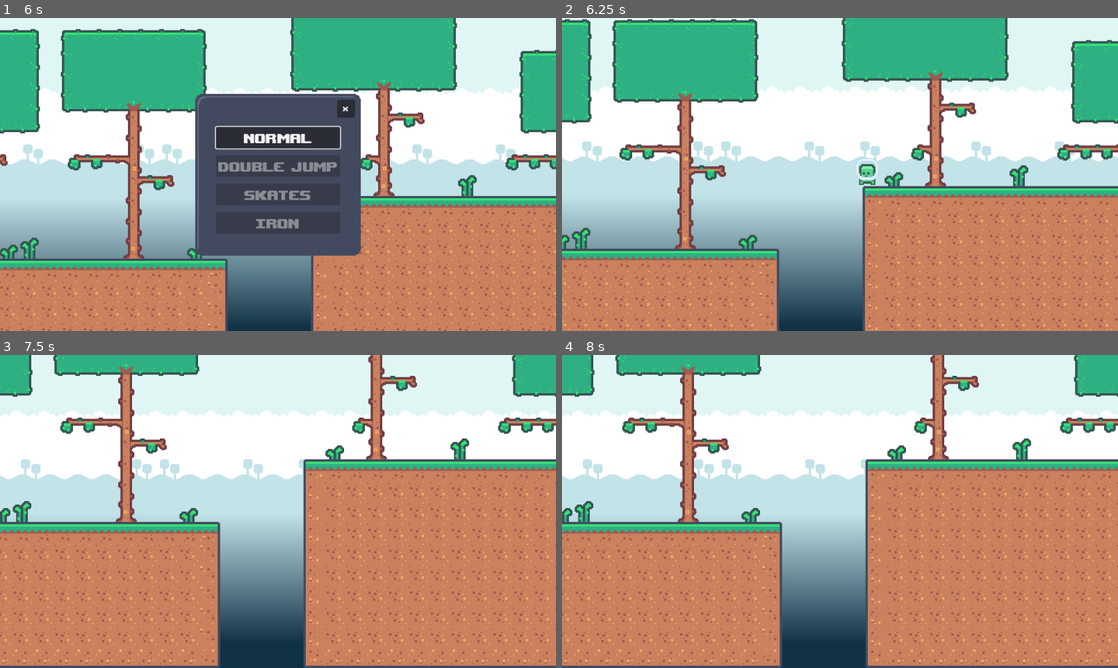
Above: before the commit, frames 1-4 (two rows, left to right).
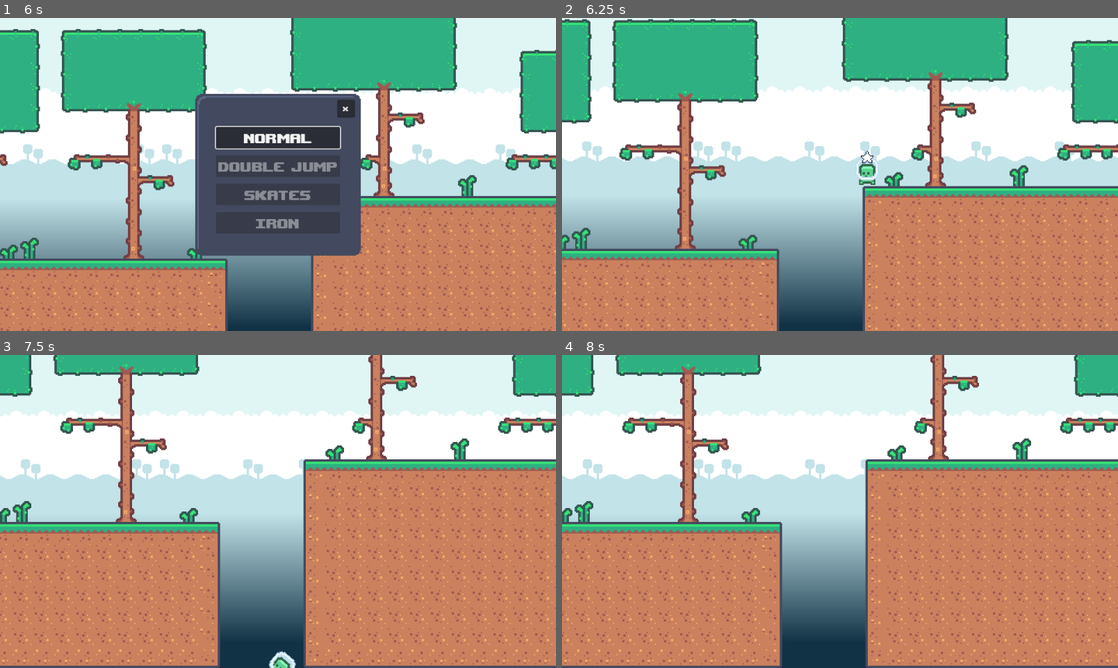
Above: after the commit, the same moments.

Repository: Aero48/N232-Project-2
Game: Godot game, scene res://levels/3-2.tscn
Two runs of this game, one before a commit and one after it. Both use one fixed random seed, a clock stepped at 60 frames per second and the inputs below. This scene is started directly instead of the project's main scene.
Inputs:
- Up to frame 1 (6 s): tap Enter at 0.5 s; hold Space (jump) 0.53-1.28 s; hold Right (right) 0.53-2.03 s; tap E (interact) at 1.35, 2.85, 5.85 s; tap Space (jump) at 1.52, 1.55, 1.82, 3.02, 3.05, 3.32, 5.75 s; hold Left (left) 2.03-2.78 s; hold Space (jump) 2.03-2.78 s; hold Right (right) 2.78-4.25 s; hold Space (jump) 3.53-4.25 s; tap Escape (pause) at 4.15 s; click "Effects" at 4.25 s; click "X" at 5 s; hold Left (left) from 5.78 s (still down)
- Up to frame 2 (6.25 s): keep holding Left (left); tap Space (jump) at 6.02, 6.05 s
- Up to frame 3 (7.5 s): tap Space (jump) at 6.32 s; release Left (left) at 6.53 s; hold Right (right) 6.53-7.28 s; hold Space (jump) 6.53-7.28 s; hold Left (left) from 7.28 s (still down); tap E (interact) at 7.35 s
- Up to frame 4 (8 s): keep holding Left (left); tap Space (jump) at 7.52, 7.55, 7.82 s

Frame 1 is identical in both runs. In frame 2, less than 0.1% of the frame differs, in the area x 53-57%, y 42-47%; in frame 3, 0.2%, in the area x 48-54%, y 94-100%; in frame 4, nothing differs.

Commit message:
many small improvements

Diff:
--- /dev/null
+++ b/game_objects/deadPlayer.tscn
@@ -0,0 +1,20 @@
+[gd_scene load_steps=4 format=3 uid="uid://c5v4kgfgroy82"]
+
+[ext_resource type="Texture2D" uid="uid://cicdujygmnrya" path="res://assets/character_0001.png" id="1_k7bhn"]
+[ext_resource type="Script" path="res://scripts/dead_player.gd" id="1_vjtlp"]
+
+[sub_resource type="RectangleShape2D" id="RectangleShape2D_k5h0o"]
+
+[node name="DeadPlayer" type="RigidBody2D" node_paths=PackedStringArray("sprite")]
+position = Vector2(438, 266)
+collision_layer = 0
+collision_mask = 0
+inertia = 1.0
+script = ExtResource("1_vjtlp")
+sprite = NodePath("Sprite2D")
+
+[node name="CollisionShape2D" type="CollisionShape2D" parent="."]
+shape = SubResource("RectangleShape2D_k5h0o")
+
+[node name="Sprite2D" type="Sprite2D" parent="."]
+texture = ExtResource("1_k7bhn")
--- a/game_objects/effect.tscn
+++ b/game_objects/effect.tscn
@@ -1,10 +1,11 @@
-[gd_scene load_steps=9 format=3 uid="uid://8uwtqakntuyf"]
+[gd_scene load_steps=10 format=3 uid="uid://8uwtqakntuyf"]
 
 [ext_resource type="Texture2D" uid="uid://d0gq301a5tg7d" path="res://assets/effect_iron.png" id="1_4kqlo"]
 [ext_resource type="Script" path="res://scripts/effect.gd" id="1_476it"]
 [ext_resource type="Script" path="res://scripts/effect_message.gd" id="3_lpwfx"]
 [ext_resource type="Texture2D" uid="uid://jl8nj358snu4" path="res://assets/gui/title_rect.png" id="4_by5yf"]
 [ext_resource type="FontFile" uid="uid://qgkww8kl1ptx" path="res://assets/fonts/upheavtt.ttf" id="5_ck05t"]
+[ext_resource type="AudioStream" uid="uid://bl6rr6skldwx" path="res://assets/sounds/level_win.ogg" id="6_4nmo4"]
 
 [sub_resource type="RectangleShape2D" id="RectangleShape2D_dqnnq"]
 
@@ -29,10 +30,11 @@
 "effect_hover": SubResource("Animation_mwp1k")
 }
 
-[node name="Area2D" type="Area2D" node_paths=PackedStringArray("spriteNode", "effectMessage")]
+[node name="Area2D" type="Area2D" node_paths=PackedStringArray("spriteNode", "effectMessage", "collectSound")]
 script = ExtResource("1_476it")
 spriteNode = NodePath("Sprite2D")
 effectMessage = NodePath("EffectMessage")
+collectSound = NodePath("CollectSound")
 
 [node name="CollisionShape2D" type="CollisionShape2D" parent="."]
 shape = SubResource("RectangleShape2D_dqnnq")
@@ -47,11 +49,12 @@
 }
 autoplay = "effect_hover"
 
-[node name="EffectMessage" type="CanvasLayer" parent="." node_paths=PackedStringArray("backBtn", "effectBase")]
+[node name="EffectMessage" type="CanvasLayer" parent="." node_paths=PackedStringArray("backBtn", "effectBase", "messageLabel")]
 visible = false
 script = ExtResource("3_lpwfx")
 backBtn = NodePath("Control/Main/BackBtn")
 effectBase = NodePath("..")
+messageLabel = NodePath("Control/Main/Label")
 
 [node name="Control" type="Control" parent="EffectMessage"]
 layout_mode = 3
@@ -111,5 +114,8 @@
 text = "You have collected a new effect! Pause the game to select it."
 autowrap_mode = 2
 
+[node name="CollectSound" type="AudioStreamPlayer" parent="."]
+stream = ExtResource("6_4nmo4")
+
 [connection signal="body_entered" from="." to="." method="_on_body_entered"]
 [connection signal="pressed" from="EffectMessage/Control/Main/BackBtn" to="EffectMessage" method="_on_back_btn_pressed"]
--- a/game_objects/pause_menu.tscn
+++ b/game_objects/pause_menu.tscn
@@ -1,10 +1,14 @@
-[gd_scene load_steps=4 format=3 uid="uid://5qqlp3rikl5g"]
+[gd_scene load_steps=8 format=3 uid="uid://5qqlp3rikl5g"]
 
 [ext_resource type="Script" path="res://scripts/pause_menu.gd" id="1_isi2c"]
 [ext_resource type="Texture2D" uid="uid://jl8nj358snu4" path="res://assets/gui/title_rect.png" id="1_ix32j"]
 [ext_resource type="FontFile" uid="uid://qgkww8kl1ptx" path="res://assets/fonts/upheavtt.ttf" id="3_kkaob"]
+[ext_resource type="AudioStream" uid="uid://dhubil67w5nmo" path="res://assets/sounds/pause.ogg" id="4_0djxf"]
+[ext_resource type="AudioStream" uid="uid://cjjovp2ciq5ot" path="res://assets/sounds/coin.ogg" id="5_udyiv"]
+[ext_resource type="AudioStream" uid="uid://detxj55rn0wxr" path="res://assets/sounds/hit.ogg" id="6_wj3jx"]
+[ext_resource type="AudioStream" uid="uid://djiatylq2t2bw" path="res://assets/sounds/powerup.ogg" id="7_7x5sq"]
 
-[node name="PauseMenu" type="CanvasLayer" node_paths=PackedStringArray("main", "effects", "effectsBtn", "hubBtn", "normalBtn", "jumpBtn", "skatesBtn", "ironBtn")]
+[node name="PauseMenu" type="CanvasLayer" node_paths=PackedStringArray("main", "effects", "effectsBtn", "hubBtn", "normalBtn", "jumpBtn", "skatesBtn", "ironBtn", "pauseSound", "selectSound", "backSound", "powerupSound")]
 visible = false
 script = ExtResource("1_isi2c")
 main = NodePath("Control/Main")
@@ -15,6 +19,10 @@
 jumpBtn = NodePath("Control/Effects/VBoxContainer/JumpBtn")
 skatesBtn = NodePath("Control/Effects/VBoxContainer/SkatesBtn")
 ironBtn = NodePath("Control/Effects/VBoxContainer/IronBtn")
+pauseSound = NodePath("PauseSound")
+selectSound = NodePath("SelectSound")
+backSound = NodePath("BackSound")
+powerupSound = NodePath("PowerupSound")
 
 [node name="Control" type="Control" parent="."]
 layout_mode = 3
@@ -160,6 +168,18 @@
 theme_override_fonts/font = ExtResource("3_kkaob")
 text = "X"
 
+[node name="PauseSound" type="AudioStreamPlayer" parent="."]
+stream = ExtResource("4_0djxf")
+
+[node name="SelectSound" type="AudioStreamPlayer" parent="."]
+stream = ExtResource("5_udyiv")
+
+[node name="BackSound" type="AudioStreamPlayer" parent="."]
+stream = ExtResource("6_wj3jx")
+
+[node name="PowerupSound" type="AudioStreamPlayer" parent="."]
+stream = ExtResource("7_7x5sq")
+
 [connection signal="pressed" from="Control/Main/VBoxContainer/EffectsBtn" to="." method="_on_effects_btn_pressed"]
 [connection signal="pressed" from="Control/Main/VBoxContainer/HubBtn" to="." method="_on_hub_btn_pressed"]
 [connection signal="pressed" from="Control/Main/VBoxContainer/QuitBtn" to="." method="_on_quit_btn_pressed"]
--- /dev/null
+++ b/game_objects/star.tscn
@@ -0,0 +1,40 @@
+[gd_scene load_steps=5 format=3 uid="uid://b2q7umkvj23vn"]
+
+[ext_resource type="Texture2D" uid="uid://bv7iu6u3rso52" path="res://assets/star.png" id="1_h3gro"]
+[ext_resource type="Script" path="res://scripts/star.gd" id="2_icby8"]
+
+[sub_resource type="Animation" id="Animation_3a0aj"]
+resource_name = "star"
+length = 0.3
+tracks/0/type = "value"
+tracks/0/imported = false
+tracks/0/enabled = true
+tracks/0/path = NodePath(".:position")
+tracks/0/interp = 1
+tracks/0/loop_wrap = true
+tracks/0/keys = {
+"times": PackedFloat32Array(0, 0.3),
+"transitions": PackedFloat32Array(0.5, 1),
+"update": 0,
+"values": [Vector2(0, 0), Vector2(0, -20)]
+}
+
+[sub_resource type="AnimationLibrary" id="AnimationLibrary_ap5ap"]
+_data = {
+"star": SubResource("Animation_3a0aj")
+}
+
+[node name="Star" type="Sprite2D" node_paths=PackedStringArray("animation")]
+position = Vector2(0, -30)
+texture = ExtResource("1_h3gro")
+script = ExtResource("2_icby8")
+animation = NodePath("AnimationPlayer")
+
+[node name="Timer" type="Timer" parent="."]
+wait_time = 0.5
+
+[node name="AnimationPlayer" type="AnimationPlayer" parent="."]
+libraries = {
+"": SubResource("AnimationLibrary_ap5ap")
+}
+autoplay = "star"
--- a/levels/title.tscn
+++ b/levels/title.tscn
@@ -6,11 +6,15 @@
 [ext_resource type="FontFile" uid="uid://qgkww8kl1ptx" path="res://assets/fonts/upheavtt.ttf" id="4_7adol"]
 [ext_resource type="AudioStream" uid="uid://bl6rr6skldwx" path="res://assets/sounds/level_win.ogg" id="5_lyc0l"]
 [ext_resource type="Script" path="res://scripts/title_cam.gd" id="6_gv53r"]
-
-[node name="Title" type="Node2D" node_paths=PackedStringArray("startTimer", "startSound", "startBtn", "mainMenu", "loadMenu", "file1Btn", "file2Btn", "file3Btn", "file1Label", "file2Label", "file3Label", "deleteFileToggle")]
+[ext_resource type="AudioStream" uid="uid://cjjovp2ciq5ot" path="res://assets/sounds/coin.ogg" id="7_yfr51"]
+[ext_resource type="AudioStream" uid="uid://detxj55rn0wxr" path="res://assets/sounds/hit.ogg" id="8_x8gua"]
+
+[node name="Title" type="Node2D" node_paths=PackedStringArray("startTimer", "startSound", "selectSound", "backSound", "startBtn", "mainMenu", "loadMenu", "file1Btn", "file2Btn", "file3Btn", "file1Label", "file2Label", "file3Label", "deleteFileToggle")]
 script = ExtResource("1_iskvm")
 startTimer = NodePath("StartTimer")
-startSound = NodePath("AudioStreamPlayer")
+startSound = NodePath("StartSound")
+selectSound = NodePath("SelectSound")
+backSound = NodePath("BackSound")
 startBtn = NodePath("CanvasLayer/Main Menu/NinePatchRect/VBoxContainer/StartBtn")
 mainMenu = NodePath("CanvasLayer/Main Menu")
 loadMenu = NodePath("CanvasLayer/Load Menu")
@@ -271,12 +275,18 @@
 
 [node name="StartTimer" type="Timer" parent="."]
 
-[node name="AudioStreamPlayer" type="AudioStreamPlayer" parent="."]
+[node name="StartSound" type="AudioStreamPlayer" parent="."]
 stream = ExtResource("5_lyc0l")
 
 [node name="ScrollCam" type="Camera2D" parent="."]
 position = Vector2(480, 300)
 script = ExtResource("6_gv53r")
+
+[node name="SelectSound" type="AudioStreamPlayer" parent="."]
+stream = ExtResource("7_yfr51")
+
+[node name="BackSound" type="AudioStreamPlayer" parent="."]
+stream = ExtResource("8_x8gua")
 
 [connection signal="pressed" from="CanvasLayer/Main Menu/NinePatchRect/VBoxContainer/StartBtn" to="." method="_on_start_btn_pressed"]
 [connection signal="pressed" from="CanvasLayer/Main Menu/NinePatchRect/VBoxContainer/LoadBtn" to="." method="_on_load_btn_pressed"]
--- /dev/null
+++ b/scripts/dead_player.gd
@@ -0,0 +1,12 @@
+extends RigidBody2D
+
+@export var sprite: Sprite2D
+
+var rng = RandomNumberGenerator.new()
+
+var direction = -1
+
+# Called when the node enters the scene tree for the first time.
+func _ready():
+	apply_impulse(Vector2(rng.randf_range(0,200)*direction,-400))
+	apply_torque_impulse(rng.randf_range(-8,8))
--- a/scripts/effect.gd
+++ b/scripts/effect.gd
@@ -6,6 +6,8 @@
 @export var spriteNode: Sprite2D
 
 @export var effectMessage: CanvasLayer
+
+@export var collectSound: AudioStreamPlayer
 
 
 # Called when the node enters the scene tree for the first time.
@@ -17,13 +19,6 @@
 
 func _on_body_entered(body):
 	if body.is_in_group("player"):
-		#var effectsCounter = 0
-		#for effect in get_node("/root/GameController").playerEffects:
-			#if effect.collected:
-				#effectsCounter += 1
-		#if effectsCounter < 2:
-			#effectMessage.messageOpen()
-		#else:
-			#get_node("/root/GameController").collectEffect(effectName)
-			#queue_free()
+		collectSound.play()
+		spriteNode.hide()
 		effectMessage.messageOpen()
--- a/scripts/effect_message.gd
+++ b/scripts/effect_message.gd
@@ -2,9 +2,18 @@
 
 @export var backBtn: Button
 @export var effectBase: Area2D
+@export var messageLabel: Label
 
 func messageOpen():
 	get_node("/root/GameController").gamePaused = true
+	match effectBase.effectName:
+		"Iron":
+			messageLabel.text = "Iron effect collected! Grants immunity to most hazards with the cost of slow speed and low jumps."
+		"Double Jump":
+			messageLabel.text = "Double jump effect collected! Grants the ability to double jump with the cost of not being able to crush enemies."
+		"Skates":
+			messageLabel.text = "Skates effect collected! Grants the ability to move super fast with the cost of slippery controls."
+
 	show()
 	backBtn.grab_focus()
 
--- a/scripts/game_controller.gd
+++ b/scripts/game_controller.gd
@@ -12,6 +12,9 @@
 
 #refers to the startpoint the player originated from in the current scene
 var levelStartPoint
+
+#preload dead player node
+const DEADPLAYER = preload("res://game_objects/deadPlayer.tscn")
 
 var playerEffects = [
 	{
@@ -40,6 +43,31 @@
 		get_node("/root/Platformer/Player").position = position
 
 
+func createDeadPlayer():
+	var deadPlayerInstance = DEADPLAYER.instantiate()
+	deadPlayerInstance.position = get_node("/root/Platformer/Player").position
+	deadPlayerInstance.sprite.flip_h = get_node("/root/Platformer/Player").sprite.flip_h
+	if get_node("/root/Platformer/Player").velocity.x > 0:
+		deadPlayerInstance.direction = -1
+	elif get_node("/root/Platformer/Player").velocity.x < 0:
+		deadPlayerInstance.direction = 1
+	else:
+		deadPlayerInstance.direction = 0
+
+	match get_node("/root/Platformer/Player").currentEffect:
+		0:
+			deadPlayerInstance.sprite.texture = load("res://assets/character_0001.png")
+		1:
+			deadPlayerInstance.sprite.texture = load("res://assets/player_doublejump_1.png")
+		2:
+			deadPlayerInstance.sprite.texture = load("res://assets/player_skates_1.png")
+		3:
+			deadPlayerInstance.sprite.texture = load("res://assets/player_iron_1.png")
+
+	deadPlayerInstance.z_index = 1
+	add_child(deadPlayerInstance)
+
+
 #Makes sure next level exists before starting it
 func change_scene(level, hasTitleCard, startKey = null):
 	if ResourceLoader.exists("res://levels/"+level+".tscn"):
@@ -59,6 +87,7 @@
 		get_node("/root/Platformer/Player").inputEnabled = false
 		get_node("/root/Platformer/Player").deathSound.play()
 		get_node("/root/Platformer/Player").isAlive = false
+		createDeadPlayer()
 		await get_tree().create_timer(2).timeout
 		change_scene(nextLevel, true)
 
--- a/scripts/pause_menu.gd
+++ b/scripts/pause_menu.gd
@@ -11,8 +11,14 @@
 @export var skatesBtn: Button
 @export var ironBtn: Button
 
+#Sounds
+@export var pauseSound: AudioStreamPlayer
+@export var selectSound: AudioStreamPlayer
+@export var backSound: AudioStreamPlayer
+@export var powerupSound: AudioStreamPlayer
+
 func showMenu():
-	print("showmenu")
+	pauseSound.play()
 	show()
 	main.show()
 	effects.hide()
@@ -24,6 +30,7 @@
 	hide()
 
 func _on_effects_btn_pressed():
+	selectSound.play()
 	main.hide()
 	effects.show()
 	if get_node("/root/GameController").playerEffects[1].collected:
@@ -50,32 +57,38 @@
 
 
 func _on_effects_back_btn_pressed():
+	backSound.play()
 	effects.hide()
 	main.show()
 	effectsBtn.grab_focus()
 
 
 func _on_main_back_btn_pressed():
+	backSound.play()
 	get_node("/root/GameController").unPause()
 
 
 func _on_normal_btn_pressed():
-	get_node("/root/Platformer/Player").changeEffect(0)
+	powerupSound.play()
+	get_node("/root/Platformer/Player").changeEffect(0, true)
 	get_node("/root/GameController").unPause()
 
 
 func _on_jump_btn_pressed():
-	get_node("/root/Platformer/Player").changeEffect(1)
+	powerupSound.play()
+	get_node("/root/Platformer/Player").changeEffect(1, true)
 	get_node("/root/GameController").unPause()
 
 
 func _on_skates_btn_pressed():
-	get_node("/root/Platformer/Player").changeEffect(2)
+	powerupSound.play()
+	get_node("/root/Platformer/Player").changeEffect(2, true)
 	get_node("/root/GameController").unPause()
 
 
 func _on_iron_btn_pressed():
-	get_node("/root/Platformer/Player").changeEffect(3)
+	powerupSound.play()
+	get_node("/root/Platformer/Player").changeEffect(3, true)
 	get_node("/root/GameController").unPause()
 
 
--- a/scripts/player.gd
+++ b/scripts/player.gd
@@ -70,6 +70,8 @@
 
 #True when player is within range of doorway (used to prevent screen scrolling)
 var isInDoorway = false
+
+const STAR = preload("res://game_objects/star.tscn")
 
 # Runs when player stops holding the jump button, or starts moving down
 func early_jump_timeout():
@@ -187,12 +189,18 @@
 func _on_jump_timer_timeout():
 	jumpTimeout = true
 
+func createStar():
+	var starInstance = STAR.instantiate()
+	starInstance.z_index = 1
+	add_child(starInstance)
+
 #When the player changes effect
-func changeEffect(effect):
+func changeEffect(effect, starAnim = false):
 	if get_node("/root/GameController").playerEffects[effect].collected:
 		currentEffect = effect
 		get_node("/root/GameController").currentEffect = effect
-
+		if starAnim:
+			createStar()
 		match effect:
 			0:
 				sprite.sprite_frames = load("res://assets/animations/player.tres")
--- /dev/null
+++ b/scripts/star.gd
@@ -0,0 +1,8 @@
+extends Sprite2D
+
+@export var animation: AnimationPlayer
+
+# Called when the node enters the scene tree for the first time.
+func _ready():
+	await animation.animation_finished
+	queue_free()
--- a/scripts/title.gd
+++ b/scripts/title.gd
@@ -2,6 +2,8 @@
 
 @export var startTimer: Timer
 @export var startSound: AudioStreamPlayer
+@export var selectSound: AudioStreamPlayer
+@export var backSound: AudioStreamPlayer
 
 @export var startBtn: Button
 
@@ -55,6 +57,7 @@
 
 func _on_quit_btn_pressed():
 	if !gameStarted:
+		backSound.play()
 		get_tree().quit()
 
 
@@ -98,17 +101,20 @@
 
 func _on_load_btn_pressed():
 	if !gameStarted:
+		selectSound.play()
 		initLoadMenu()
 
 
 func _on_back_btn_pressed():
 	if !gameStarted:
+		backSound.play()
 		mainMenu.show()
 		loadMenu.hide()
 		startBtn.grab_focus()
 
 func startFromLoadedFile(fileNum):
 	if deleteSaveMode:
+		backSound.play()
 		var dir = DirAccess.open("user://")
 		dir.remove("save_game_"+str(fileNum)+".txt")
 		initLoadMenu()
Not shown, added: assets/sounds/pause.ogg.import
Not shown, added: assets/sounds/powerup.ogg.import
Binary file added: assets/star.aseprite
Binary file added: assets/star.png
Not shown, added: assets/star.png.import
Not shown: 1 places in levels/title.tscn that only renumber resources
Not shown, added: assets/sounds/pause.ogg
Not shown, added: assets/sounds/powerup.ogg
